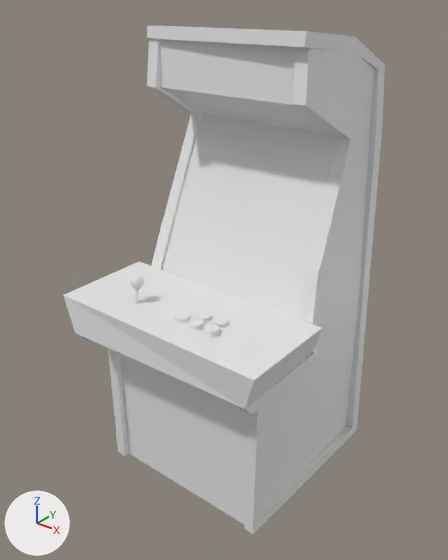
The Blender file Blender Files/lougnar cabinet.blend: old version first, new version second.
Camera for both pictures: a camera (50 mm lens) standing at (4.97, -6.74, 7.0) and looking at (-0.08, -0.43, 3.09). Every picture has the same lights, and +X, +Y and +Z are marked at lower left. The picture after the commit comes second.

Before the edit, the objects in view are built like this:
```python
me_cube_001 = bpy.data.meshes.new('Cube.001')
me_cube_001.from_pydata(...)  # 30 vertices, 25 faces; spans x -1.72..1.62, y -2.07..1.29, z -1.0..5.43
me_cube_002 = bpy.data.meshes.new('Cube.002')
me_cube_002.from_pydata(...)  # 380 vertices, 325 faces; spans x -34.1..2.5, y -28.6..5.6, z -1.0..4.4
# before: 46 (-29.6, -19.7, 4.2) at pixel (352, 50), 47 (-29.6, -20.1, 4.3) at pixel (355, 36), 48 (-27.5, -20.2, 4.3) at pixel (342, 35), 49 (-27.6, -19.8, 4.2)
# before: 355 (-33.6, -10.6, 1.2) at pixel (317, 339), 356 (-33.7, -8.8, 1.2) at pixel (310, 347), 357 (-31.5, -10.3, 1.2), 358 (-31.6, -8.4, 1.2), 371 (-30.0, -11.5, 2.0) at pixel (305, 268)
# before: 372 (-30.0, -12.3, 2.1) at pixel (309, 255), 375 (-32.1, -11.7, 2.0) at pixel (318, 272), 376 (-32.1, -12.5, 2.1) at pixel (322, 259), 377 (-32.1, -12.9, 1.9) at pixel (322, 280), 378 (-32.1, -13.7, 2.0) at pixel (326, 267)
# before: 379 (-33.4, 3.5, 0.9) at pixel (251, 415)
ob_cabinet = bpy.data.objects.new('cabinet', me_cube_001)
ob_cabinet.location = (0.0, 0.0, 0.99)
ob_trim_and_buttons = bpy.data.objects.new('trim and buttons', me_cube_002)
ob_trim_and_buttons.location = (-1.3, -1.49, 1.19)
ob_trim_and_buttons.scale = (-0.0831, -0.102, 1.2)
```
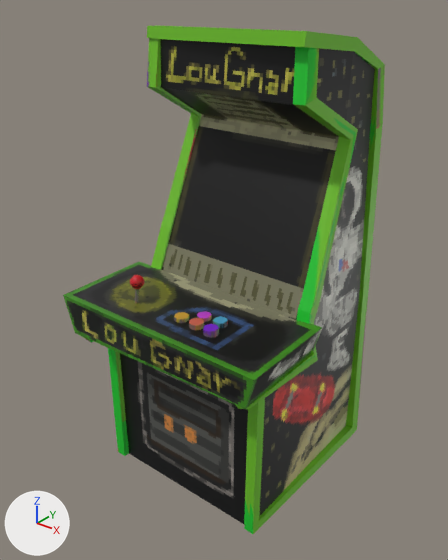
Location of each change, [x1, y1, x2, y2] in pixels of the pictures (448 x 560 px; the box of a moved part takes in the faces that stretch with it):
'cabinet', recoloured, surface changed (white to black): [63, 39, 375, 524] in both
'trim and buttons', reshaped: before [79, 26, 385, 534]; after [80, 26, 385, 534]
part 2 of me_cube_002, moved or reshaped: [313, 32, 385, 69] in both
part 3 of me_cube_002, moved or reshaped: before [301, 130, 358, 359]; after [297, 130, 358, 359]
part 4 of me_cube_002, moved or reshaped: before [236, 354, 318, 415]; after [236, 354, 318, 410]
part 5 of me_cube_002, recoloured: [80, 26, 385, 534] in both

The change in detail:
Picture 'lougnartrim' (img_lougnartrim) is new.
Picture 'lougnarcab' (img_lougnarcab) is new.
Material 'Material.002' (mat_material_002) is new.
Its texture is img_lougnartrim.
Material 'Material.001' (mat_material_001) is new.
Its texture is img_lougnarcab.
me_cube_001 has 30 vertices, 25 faces and spans x -1.72..1.62, y -2.07..1.29, z -1.0..5.43.
me_cube_001 is used by ob_cabinet; location (0.0, 0.0, 0.99).
me_cube_001 part 1: texture (UV) coordinates of 25 of 25 faces, centred in x -1.61..1.54, y -2.02..1.27, z -0.99..5.37, changed; they spanned u 0.12..0.88, v 0.0..1.0 and now span u 0.0..1.0, v 0.0..0.97.
me_cube_001 gains material mat_material_001 (picture img_lougnarcab).
me_cube_002 is used by ob_trim_and_buttons; location (-1.3, -1.49, 1.19); scale (-0.0831, -0.102, 1.2).
Verts and faces of me_cube_002; kept vertices keep their numbers, new ones are numbered from 380.
me_cube_002 had 380 vertices, 325 faces and spanned x -34.1..2.5, y -28.6..5.6, z -1.0..4.4.
me_cube_002 now has 384 vertices, 329 faces and spans x -34.1..2.5, y -28.6..5.6, z -1.0..4.4.
Part 2, on me_cube_002:
Vertex 46 moves to (-29.9, -19.8, 4.2), pixel (354, 51).
Vertex 47 moves to (-30.0, -20.2, 4.3), pixel (357, 37).
Vertex 48 moves to (-27.9, -20.3, 4.3), pixel (345, 36).
Vertex 49 moves to (-28.0, -19.8, 4.2).
Part 3, on me_cube_002:
Vertices 371, 372, 375, 376 move by (-0.5, 2.0, -0.4).
Vertex 355 moves to (-32.9, -10.6, 1.3).
Vertex 356 moves to (-33.0, -8.7, 1.2).
Vertex 357 moves to (-30.8, -10.2, 1.3).
Vertex 358 moves to (-30.9, -8.4, 1.2).
Vertex 377 moves to (-32.7, -10.9, 1.5), pixel (314, 319).
Vertex 378 moves to (-32.7, -11.7, 1.6), pixel (318, 307).
Part 4, on me_cube_002:
Vertex 379 moves to (-32.9, 3.5, 1.0), pixel (248, 409).
me_cube_002 part 5: 321 faces spanning x -34.1..2.5, y -28.6..5.6, z -1.0..4.4 switch from no material to mat_material_002 (picture img_lougnartrim).
Other edits to the shape of me_cube_002 do not show in these pictures.
